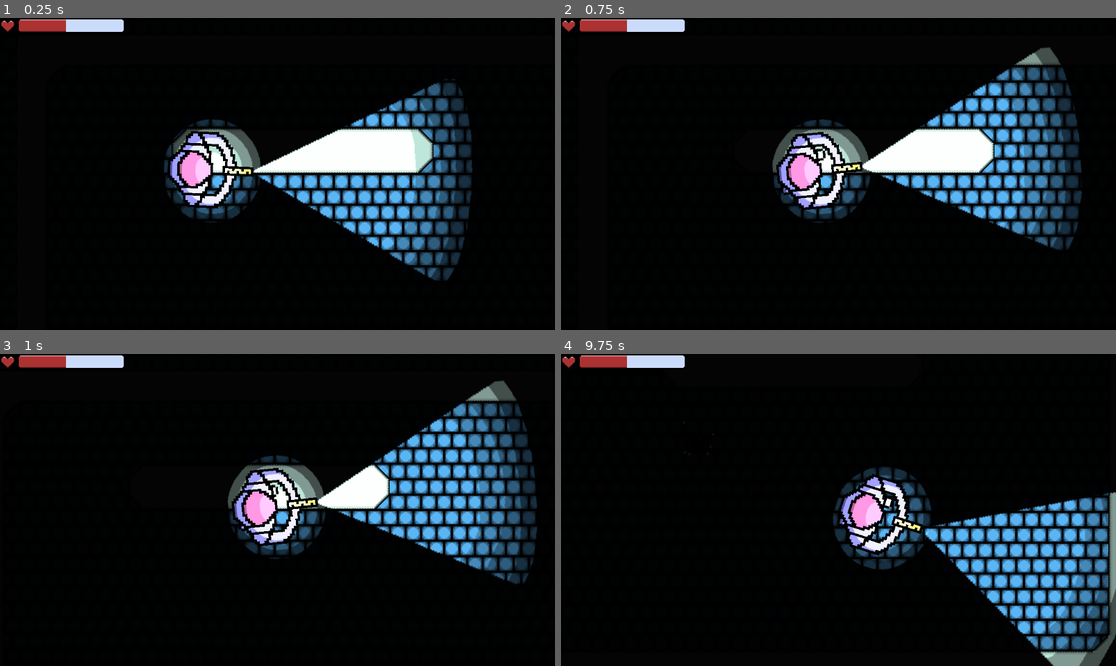
Above: before the commit, frames 1-4 (two rows, left to right).
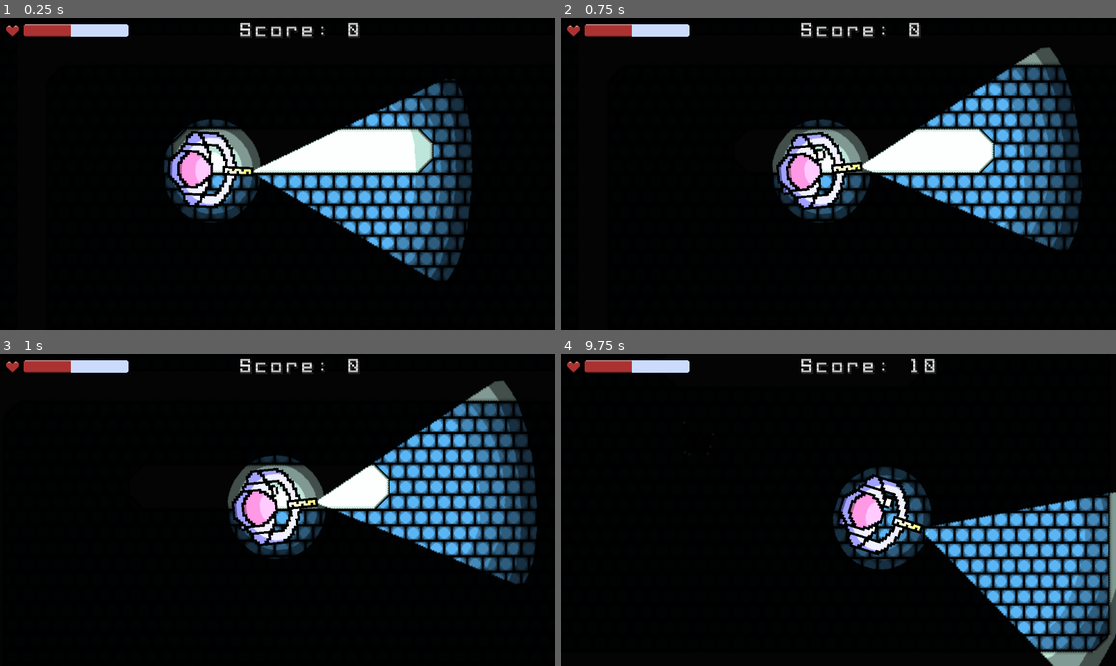
Above: after the commit, the same moments.

Repository: AnthonyDeSantiago/SPACE
Game: Godot game, scene res://Scenes/anthony_level.tscn
Two runs of this game, one before a commit and one after it. Both use one fixed random seed, a clock stepped at 60 frames per second and the inputs below. This scene is started directly instead of the project's main scene.
Inputs (mouse positions are in pixels of both pictures, inside the frame that each line leads up to):
- Up to frame 1 (0.25 s): no input
- Up to frame 2 (0.75 s): tap Enter at 0.5 s; move the mouse to (960, 158) at 0.52 s; press the mouse at (960, 158) at 0.53 s; hold D (right) from 0.53 s (still down)
- Up to frame 3 (1 s): keep holding D (right)
- Up to frame 4 (9.75 s): move the mouse to (727, 525) at 1.27 s; release D (right) at 1.28 s; release the mouse at (727, 525) at 1.28 s; hold S (down) 1.28-2.03 s; click (727, 525) at 1.35 s; move the mouse to (894, 441) at 2.02 s; press the mouse at (894, 441) at 2.03 s; hold D (right) 2.03-2.78 s; move the mouse to (810, 572) at 2.77 s; release the mouse at (810, 572) at 2.78 s; hold W (up) 2.78-3.53 s; click (810, 572) at 2.85 s; move the mouse to (1005, 556) at 3.52 s; press the mouse at (1005, 556) at 3.53 s; hold A (left) 3.53-5.03 s; move the mouse to (672, 463) at 4.27 s; release the mouse at (672, 463) at 4.28 s; click (672, 463) at 4.35 s; move the mouse to (866, 510) at 5.02 s; press the mouse at (866, 510) at 5.03 s; hold S (down) 5.03-5.78 s; move the mouse to (755, 432) at 5.77 s; release the mouse at (755, 432) at 5.78 s; hold D (right) 5.78-6.53 s; click (755, 432) at 5.85 s; move the mouse to (960, 494) at 6.52 s; press the mouse at (960, 494) at 6.53 s; hold W (up) 6.53-7.28 s; move the mouse to (727, 525) at 7.27 s; release the mouse at (727, 525) at 7.28 s; hold D (right) 7.28-8.03 s; click (727, 525) at 7.35 s; move the mouse to (894, 441) at 8.02 s; press the mouse at (894, 441) at 8.03 s; hold S (down) 8.03-8.78 s; move the mouse to (810, 572) at 8.77 s; release the mouse at (810, 572) at 8.78 s; hold A (left) 8.78-9.53 s; click (810, 572) at 8.85 s; move the mouse to (1005, 556) at 9.52 s; press the mouse at (1005, 556) at 9.53 s; hold W (up) from 9.53 s (still down)

The runs differ from the first frame. In frame 1, 1.2% of the frame differs, in the area x 0-65%, y 0-7%; in frame 2, 1.2%; in frame 3, 1.2%; in frame 4, 1.3%, in the area x 0-68%, y 0-7%.

Commit message:
Added Score to scene

Diff:
--- a/Scenes/anthony_level.tscn
+++ b/Scenes/anthony_level.tscn
@@ -1,14 +1,15 @@
-[gd_scene load_steps=15 format=3 uid="uid://dhb4mqu6oa5sw"]
+[gd_scene load_steps=18 format=3 uid="uid://dhb4mqu6oa5sw"]
 
 [ext_resource type="Script" path="res://Scripts/level_script.gd" id="1_ed44a"]
 [ext_resource type="PackedScene" uid="uid://cqd3dppvs4hd2" path="res://Scenes/spawner.tscn" id="2_bqv8q"]
 [ext_resource type="Texture2D" uid="uid://clo5hwm2nqulo" path="res://Art/simple_tile_set.png" id="2_hdnbv"]
 [ext_resource type="Texture2D" uid="uid://do47aeewpxqg3" path="res://Art/Another_Tile_Set.png" id="3_6qmvo"]
-[ext_resource type="PackedScene" uid="uid://d0gv824dlh8tl" path="res://Scenes/simple_char.tscn" id="3_t6bh1"]
+[ext_resource type="PackedScene" uid="uid://djqldkhfm7mwj" path="res://Scenes/simple_char.tscn" id="3_t6bh1"]
 [ext_resource type="Texture2D" uid="uid://ckropvpiic5he" path="res://Art/UI_Art/Simple_Heart.png" id="6_8xejw"]
 [ext_resource type="Texture2D" uid="uid://dbk5c8gnux1su" path="res://Art/UI_Art/Health_Bar_White.png" id="7_282rs"]
 [ext_resource type="Texture2D" uid="uid://c4sqtoid3sqpy" path="res://Art/UI_Art/Health_Bar_Fill.png" id="7_oq3cs"]
 [ext_resource type="Texture2D" uid="uid://dghessuscq8fr" path="res://Art/UI_Art/Health_Bar_Boundaryl.png" id="7_w6wkt"]
+[ext_resource type="FontFile" uid="uid://bkq320xoojj7b" path="res://Art/UI_Art/CONCHARS.png" id="10_7o4x7"]
 
 [sub_resource type="TileSetAtlasSource" id="TileSetAtlasSource_1sbgy"]
 texture = ExtResource("2_hdnbv")
@@ -107,6 +108,14 @@
 source_geometry_group_name = &"navigation_group"
 agent_radius = 14.63
 
+[sub_resource type="LabelSettings" id="LabelSettings_jsiyq"]
+font = ExtResource("10_7o4x7")
+font_size = 32
+
+[sub_resource type="LabelSettings" id="LabelSettings_alcfc"]
+font = ExtResource("10_7o4x7")
+font_size = 32
+
 [node name="Anthony_Level" type="Node2D"]
 script = ExtResource("1_ed44a")
 
@@ -135,22 +144,40 @@
 color = Color(0.0627451, 0.0627451, 0.0627451, 1)
 
 [node name="CanvasLayer" type="CanvasLayer" parent="."]
+offset = Vector2(10, 10)
+transform = Transform2D(1, 0, 0, 1, 10, 10)
 
-[node name="GridContainer" type="GridContainer" parent="CanvasLayer"]
+[node name="HUD" type="GridContainer" parent="CanvasLayer"]
 offset_right = 40.0
 offset_bottom = 40.0
 columns = 2
 
-[node name="TextureRect" type="TextureRect" parent="CanvasLayer/GridContainer"]
+[node name="Heart Icon" type="TextureRect" parent="CanvasLayer/HUD"]
 layout_mode = 2
 texture = ExtResource("6_8xejw")
 
-[node name="TextureProgressBar" type="TextureProgressBar" parent="CanvasLayer/GridContainer"]
+[node name="Health Bar" type="TextureProgressBar" parent="CanvasLayer/HUD"]
 layout_mode = 2
 value = 45.0
 texture_under = ExtResource("7_282rs")
 texture_over = ExtResource("7_w6wkt")
 texture_progress = ExtResource("7_oq3cs")
 
+[node name="Score" type="GridContainer" parent="CanvasLayer"]
+offset_left = 481.0
+offset_right = 741.0
+offset_bottom = 40.0
+columns = 2
+
+[node name="Score_Text" type="Label" parent="CanvasLayer/Score"]
+layout_mode = 2
+text = "Score: "
+label_settings = SubResource("LabelSettings_jsiyq")
+
+[node name="Score_Number" type="Label" parent="CanvasLayer/Score"]
+layout_mode = 2
+text = "0"
+label_settings = SubResource("LabelSettings_alcfc")
+
 [connection signal="child_entered_tree" from="." to="." method="_on_child_entered_tree"]
-[connection signal="tree_entered" from="." to="." method="_on_tree_entered"]
+[connection signal="child_exiting_tree" from="." to="." method="_on_child_exiting_tree"]
--- a/Scripts/level_script.gd
+++ b/Scripts/level_script.gd
@@ -1,5 +1,16 @@
 extends Node2D
+
+@export var enemy_kill_value = 5
+
+@onready var score_number = 0
+@onready var score_text_number: Label = $CanvasLayer/Score/Score_Number
 
 func _on_child_entered_tree(node):
 	if node is enemy:
 		node.enemy_set_target($simple_char)
+
+
+func _on_child_exiting_tree(node):
+	if node is enemy:
+		score_number += enemy_kill_value
+		score_text_number.text = str(score_number)
Binary file added: Art/UI_Art/CONCHARS.png
Not shown, added: Art/UI_Art/CONCHARS.png.import
Binary file changed: Art/UI_Art/Simple_Heart.png
Not shown: 1 places in Scenes/ad_test_level.tscn that only renumber resources
Not shown: 1 places in Scenes/enemy.tscn that only renumber resources
Not shown: 1 places in Scenes/simple_char.tscn that only renumber resources
